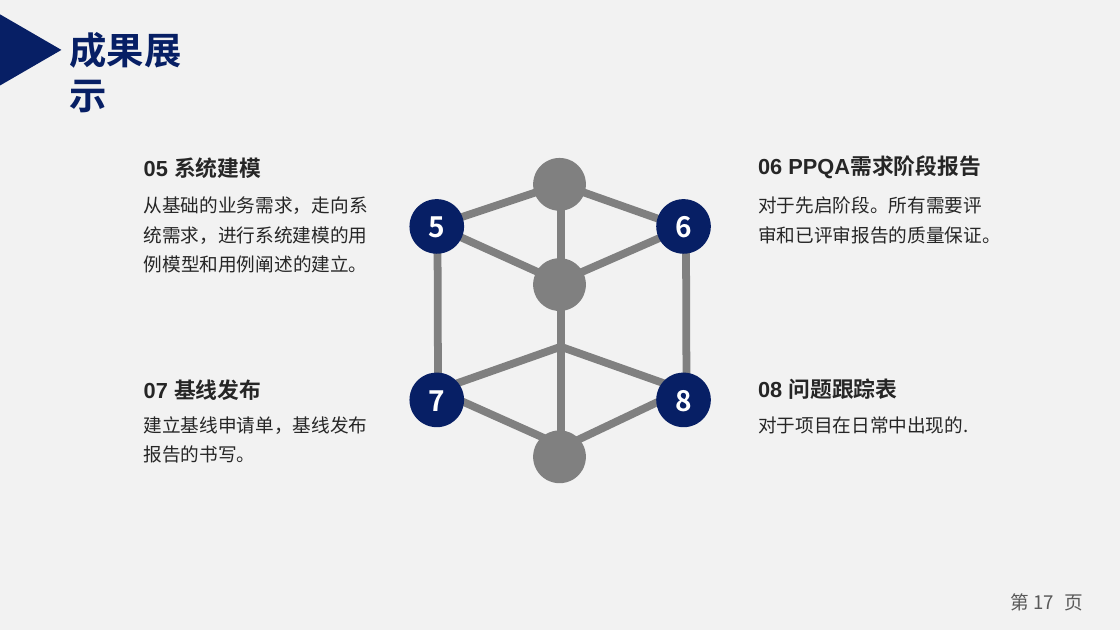
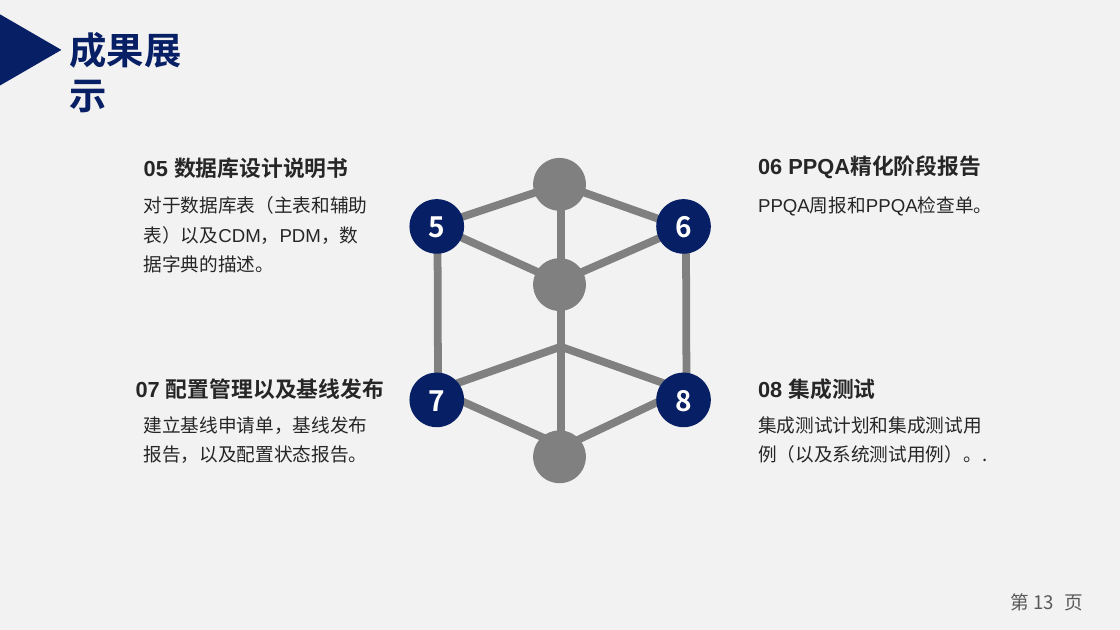
Before and after one commit to NillsWang/OlineEducationSys, a slide deck: slide 13 of practical_exloir/精化阶段/8组 阶段评审 刘杰 .pptx (slide 17 before the commit). Drawn at 1120x630 pixels with LibreOffice and Linux fonts; fonts in the diff are those of the drawing. Boxes give left, top, right and bottom in pixels: in the first picture for what was removed or moved away, otherwise in the second. Text is boxed around its words. In the diff, an @@ line names an element or a change of style, - is before the commit and + after.

```diff
--- a/practical_exloir/精化阶段/8组 阶段评审 刘杰 .pptx
+++ b/practical_exloir/精化阶段/8组 阶段评审 刘杰 .pptx
@@ text at [144,157,348,178]: text changed @@
-05 系统建模
+05 数据库设计说明书
@@ text at [758,157,981,178]: text changed @@
-06 PPQA需求阶段报告
+06 PPQA精化阶段报告
@@ text at [144,196,368,273]: text changed; font Noto Sans CJK SC to Arial @@
-从基础的业务需求，走向系统需求，进行系统建模的用例模型和用例阐述的建立。
+对于数据库表（主表和辅助表）以及CDM，PDM，数据字典的描述。
@@ text at [758,198,992,216]: text changed; font Noto Sans CJK SC to Arial @@
-对于先启阶段。所有需要评审和已评审报告的质量保证。
+PPQA周报和PPQA检查单。
@@ text at [136,378,384,399]: text changed @@
-07 基线发布
+07 配置管理以及基线发布
@@ text at [758,378,875,399]: text changed @@
-08 问题跟踪表
+08 集成测试
@@ text at [144,416,368,463]: text changed @@
-建立基线申请单，基线发布报告的书写。
+建立基线申请单，基线发布报告，以及配置状态报告。
@@ text at [758,416,987,463]: text changed @@
-对于项目在日常中出现的.
+集成测试计划和集成测试用例（以及系统测试用例）。.
@@ page number at [1011,593,1084,611]: text changed @@
-第 17 页
+第 13 页
```
Also in this commit, not shown: 8 other slides changed, 4 slides added, 8 slides removed, 1 other file.
